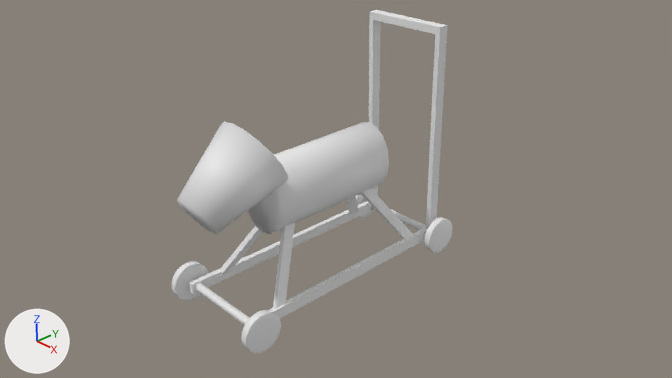
The Blender file Assets/models/floor_2/bedroom_nw/toy_dog/toy_dog01.blend, before and after one commit.
The view is the same before and after, from the file's camera 'Camera'. The axes (+X, +Y, +Z) are drawn at lower left. The lights are the same throughout.
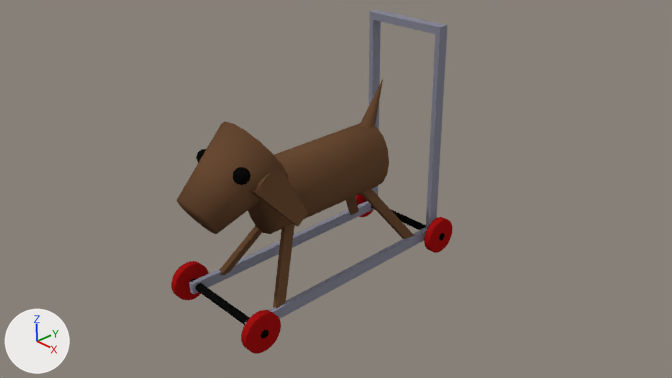
Edits to the bpy script that builds the scene:
```text
Change mat_material:
    mat_material.base_color: (0.8, 0.8, 0.8) -> (0.242, 0.245, 0.311)  # white #e7e7e7 -> grey #878897
Add mat_black:
    mat_black = diffuse_material('black')
    mat_black.base_color = (0.00424, 0.00424, 0.00424)  # black #0e0e0e
Add mat_red:
    mat_red = diffuse_material('red')
    mat_red.base_color = (0.367, 0.00639, 0.00639)  # red #a31313
Add mat_brown:
    mat_brown = diffuse_material('brown')
    mat_brown.base_color = (0.142, 0.0704, 0.0339)  # brown #694b34
Change me_cylinder_003:
    where me_cylinder_003.from_pydata(...)  # 32 vertices, 18 faces; spans x -1.0..1.0, y -1.0..1.0, z -1.0..1.0
    add me_cylinder_003.materials.append(mat_brown)  # brown #694b34
Change me_cylinder_002:
    where me_cylinder_002.from_pydata(...)  # 32 vertices, 18 faces; spans x -1.0..1.0, y -1.0..1.0, z -1.0..1.0
    add me_cylinder_002.materials.append(mat_brown)  # brown #694b34
Change me_cube_002:
    where me_cube_002.from_pydata(...)  # 16 vertices, 10 faces; spans x -11.3..11.3, y 0.3..0.8, z -10.4..7.8
    remove me_cube_002.materials.append(mat_material)  # white #e7e7e7
    add me_cube_002.materials.append(mat_brown)  # brown #694b34
Change me_cube_001:
    where me_cube_001.from_pydata(...)  # 16 vertices, 10 faces; spans x -11.3..11.3, y -0.8..-0.3, z -10.4..7.8
    remove me_cube_001.materials.append(mat_material)  # white #e7e7e7
    add me_cube_001.materials.append(mat_brown)  # brown #694b34
Change me_cylinder_001:
    where me_cylinder_001.from_pydata(...)  # 226 vertices, 224 faces; spans x -0.98..0.98, y 5.21..7.18, z 11.61..13.61
    add me_cylinder_001.materials.append(mat_red)  # red #a31313
Change me_cylinder:
    where me_cylinder.from_pydata(...)  # 32 vertices, 18 faces; spans x -1.0..1.0, y -31.17..-29.17, z -1.0..1.0
    add me_cylinder.materials.append(mat_black)  # black #0e0e0e
Add me_cone:
    me_cone.from_pydata(...)  # a 32-sided cone pointing to +z spanning x -1.0..1.0, y -1.0..1.0, z -1.0..1.0
    me_cone.materials.append(mat_brown)  # brown #694b34
Add me_cube_003:
    me_cube_003.from_pydata([(9.09, -0.45, -0.99), (8.76, 0.46, -1.0), (9.66, 0.49, -0.97), (9.99, -0.43, -0.97), (6.34, -1.04, 0.96), (5.61, 0.95, 0.95), (7.56, 1.01, 1.01), (8.29, -0.98, 1.02)], [], [(4, 5, 1, 0), (5, 6, 2, 1), (6, 7, 3, 2), (7, 4, 0, 3), (0, 1, 2, 3), (7, 6, 5, 4)])
    me_cube_003.materials.append(mat_brown)  # brown #694b34
Add me_icosphere:
    me_icosphere.from_pydata(...)  # an icosphere of 80 faces spanning x -8.42..-4.81, y 25.24..29.04, z -13.09..-9.29
    me_icosphere.polygons.foreach_set('use_smooth', [True] * 80)
    me_icosphere.materials.append(mat_black)  # black #0e0e0e
Change ob_cylinder:
    ob_cylinder.scale: (0.00966, 0.00966, 0.128) -> (0.00966, 0.00966, 0.148)
Add ob_cone:
    ob_cone = bpy.data.objects.new('Cone', me_cone)
    ob_cone.location = (0.693, -0.139, 1.169)
    ob_cone.rotation_euler = (-0.453, 0.0, 0.0)  # degrees (-26, 0, 0)
    ob_cone.scale = (0.0205, 0.0205, 0.0674)
Add ob_cube_004:
    ob_cube_004 = bpy.data.objects.new('Cube.004', me_cube_003)
    ob_cube_004.location = (0.693, -0.506, 1.079)
    ob_cube_004.rotation_euler = (0.559, 0.0, 0.0)  # degrees (32, 0, 0)
    ob_cube_004.scale = (0.0111, 0.0403, 0.0712)
    _m = ob_cube_004.modifiers.new('Mirror', 'MIRROR')
Add ob_icosphere:
    ob_icosphere = bpy.data.objects.new('Icosphere', me_icosphere)
    ob_icosphere.location = (0.693, -0.325, 1.041)
    ob_icosphere.scale = (-0.0097, -0.0097, -0.0097)
    _m = ob_icosphere.modifiers.new('Mirror', 'MIRROR')
```

Boxes (x1, y1, x2, y2) around the edits, measured in the pictures (672 x 378 px):
'Cylinder.002', recoloured (grey to brown): (248, 122, 389, 234) in both
'Cylinder.003', recoloured (white to brown): (177, 121, 288, 234) in both
'Cube.003', recoloured: (369, 10, 448, 228) in both
'Cube', recoloured: (189, 201, 427, 324) in both
'Cylinder.001', recoloured (grey to red): (171, 194, 452, 354) in both
'Cube.004', added (brown): after (250, 171, 308, 226)
'Cube.001', recoloured (grey to brown): (219, 222, 295, 308) in both
'Cube.002', recoloured (grey to brown): (346, 188, 414, 239) in both
'Cylinder', recoloured, rescaled (white to black, 8% wider, 10% taller): before (190, 200, 426, 325); after (190, 200, 445, 338)
'Cone', added (brown): after (360, 79, 383, 128)
'Icosphere', added: after (196, 149, 251, 185)
